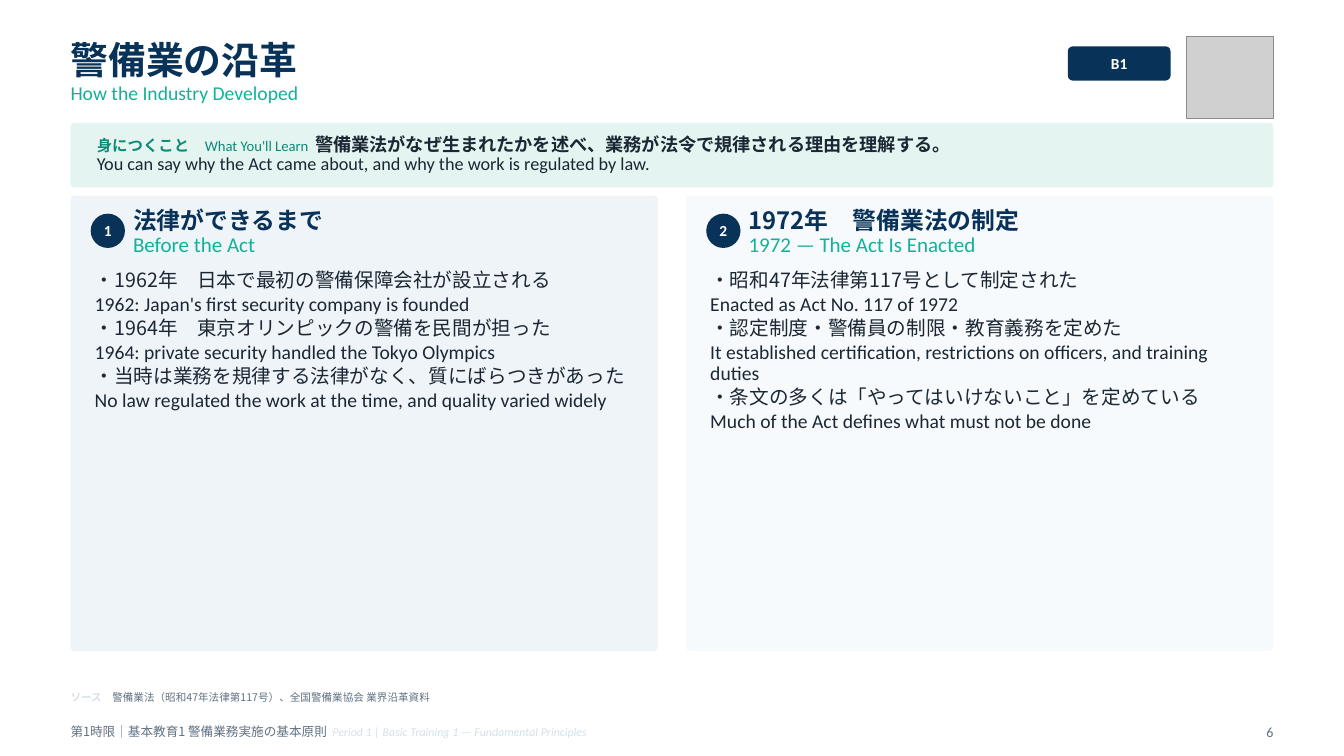
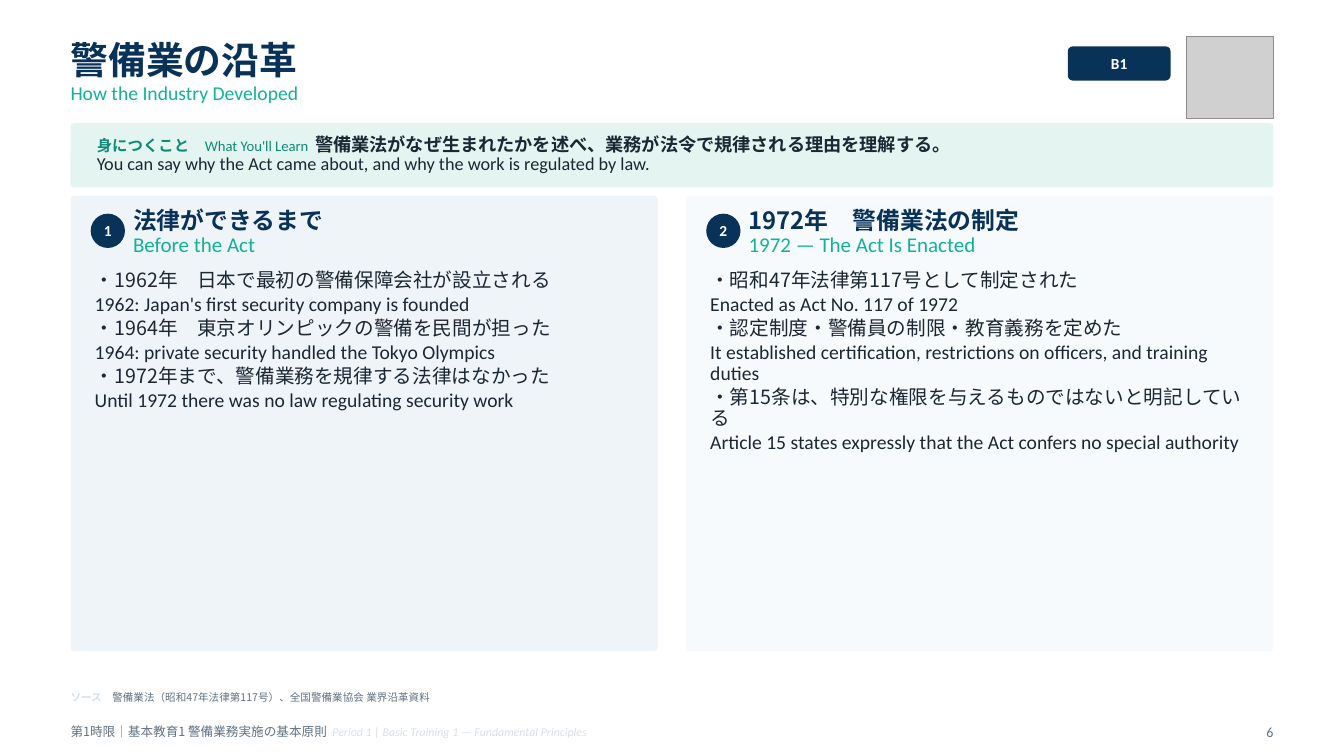
Before and after one commit to hrsmhiroshi-cpu/Training-, a slide deck: slide 6 of 新任講習/out/01_1限_警備業務実施の基本原則.pptx. Drawn at 1344x756 pixels with LibreOffice and Linux fonts; fonts in the diff are those of the drawing; grey boxes stand for pictures. Boxes give left, top, right and bottom in pixels: in the first picture for what was removed or moved away, otherwise in the second. Text is boxed around its words. In the diff, an @@ line names an element or a change of style, - is before the commit and + after.

```diff
--- a/新任講習/out/01_1限_警備業務実施の基本原則.pptx
+++ b/新任講習/out/01_1限_警備業務実施の基本原則.pptx
@@ text at (95,366,550,411): text changed @@
-・当時は業務を規律する法律がなく、質にばらつきがあった
-No law regulated the work at the time, and quality varied widely
+・1972年まで、警備業務を規律する法律はなかった
+Until 1972 there was no law regulating security work
@@ text at (710,387,1241,452): text changed @@
-・条文の多くは「やってはいけないこと」を定めている
-Much of the Act defines what must not be done
+・第15条は、特別な権限を与えるものではないと明記している
+Article 15 states expressly that the Act confers no special authority
```
Also in this commit, not shown: 7 other slides changed, 5 other files.
